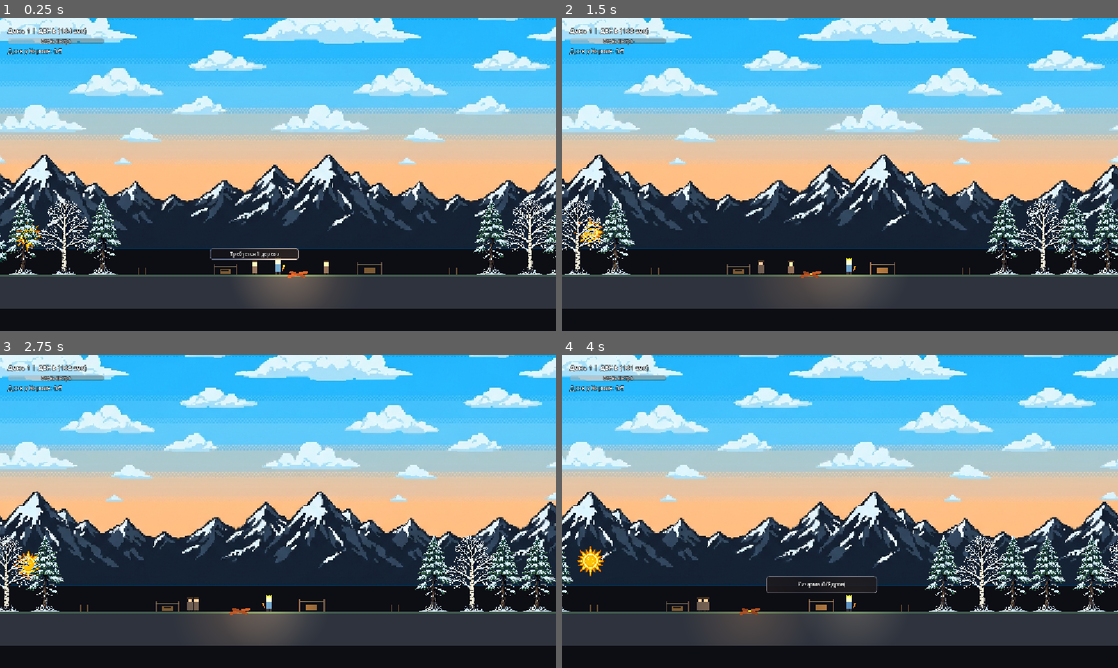
Above: before the commit, frames 1-4 (two rows, left to right).
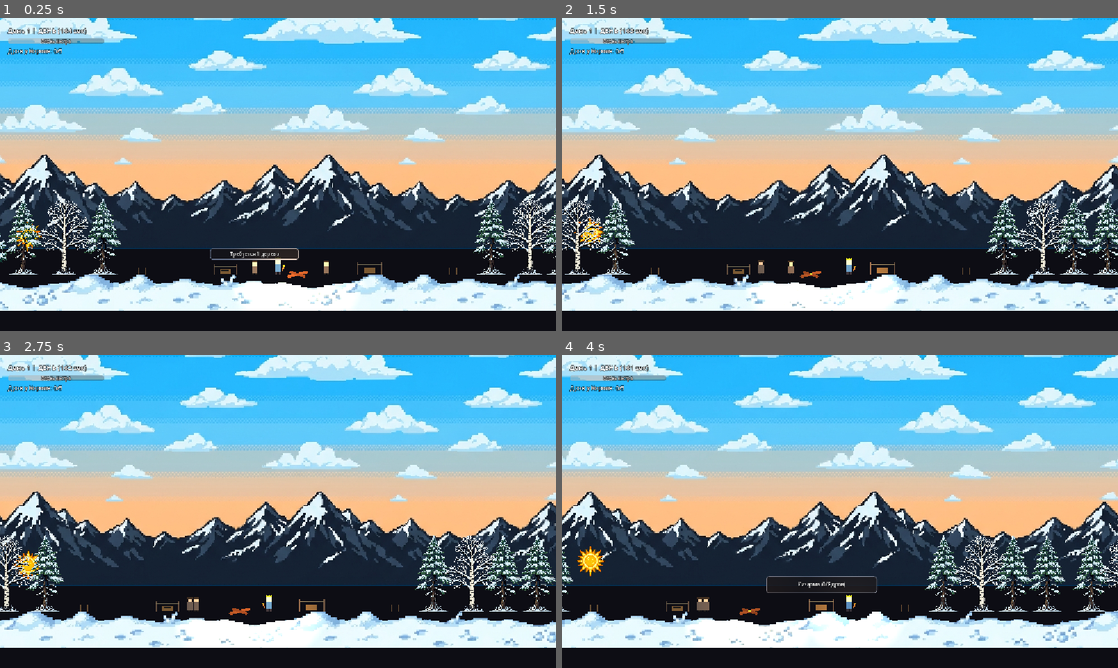
Above: after the commit, the same moments.

Repository: Kyrsadak/turkic-game-jam
Game: Godot game, scene res://scenes/main/main.tscn
Same seed, same stepped clock (60 frames per second), same inputs: the game is played once before the commit and once after it.
Inputs (mouse positions are in pixels of both pictures, inside the frame that each line leads up to):
- Up to frame 1 (0.25 s): no input
- Up to frame 2 (1.5 s): move the mouse to (962, 158) at 0.52 s; hold R 0.53-1.28 s; hold D from 0.53 s (still down); click (962, 158) at 0.67 s; move the mouse to (728, 190) at 1.27 s; tap E at 1.35 s
- Up to frame 3 (2.75 s): move the mouse to (333, 442) at 2.02 s; release D at 2.03 s; hold A from 2.03 s (still down); hold R from 2.03 s (still down)
- Up to frame 4 (4 s): move the mouse to (812, 574) at 2.77 s; release A at 2.78 s; release R at 2.78 s; hold D from 2.78 s (still down); tap E at 2.85 s; click (812, 574) at 2.92 s; move the mouse to (1006, 558) at 3.52 s; hold R from 3.53 s (still down)

The runs differ from the first frame. In frame 1, 12% of the frame differs, in the area x 0-100%, y 82-94%; in frame 2, 12%; in frame 3, 12%; in frame 4, 12%.

Commit message:
feat: заснеженная текстурированная земля под ногами

Diff:
--- a/scenes/main/main.gd
+++ b/scenes/main/main.gd
@@ -57,6 +57,9 @@
 
 	# Настраиваем новый фон с горами
 	setup_background()
+
+	# Настраиваем текстуру земли под ногами
+	setup_ground()
 
 func _process(delta: float) -> void:
 	if game_over_active:
@@ -396,3 +399,25 @@
 				h * 0.7 - sin(sun_angle) * (h * 0.55)
 			)
 			sun_sprite.modulate.a = 1.0 - transition_factor
+
+func setup_ground() -> void:
+	var ground = get_node_or_null("Ground")
+	if ground:
+		var visual = ground.get_node_or_null("Visual")
+		if visual:
+			visual.visible = false
+		var border = ground.get_node_or_null("GrassBorder")
+		if border:
+			border.visible = false
+
+		var tex = load("res://assets/textures/ground_snowy.png")
+		if tex:
+			var sprite = Sprite2D.new()
+			sprite.name = "SnowyGroundSprite"
+			sprite.texture = tex
+			sprite.texture_repeat = CanvasItem.TEXTURE_REPEAT_ENABLED
+			sprite.region_enabled = true
+			sprite.region_rect = Rect2(0, 0, 15000, 64)
+			sprite.centered = false
+			sprite.position = Vector2(-7500, 0)
+			ground.add_child(sprite)
Binary file added: assets/textures/ground_snowy.png
